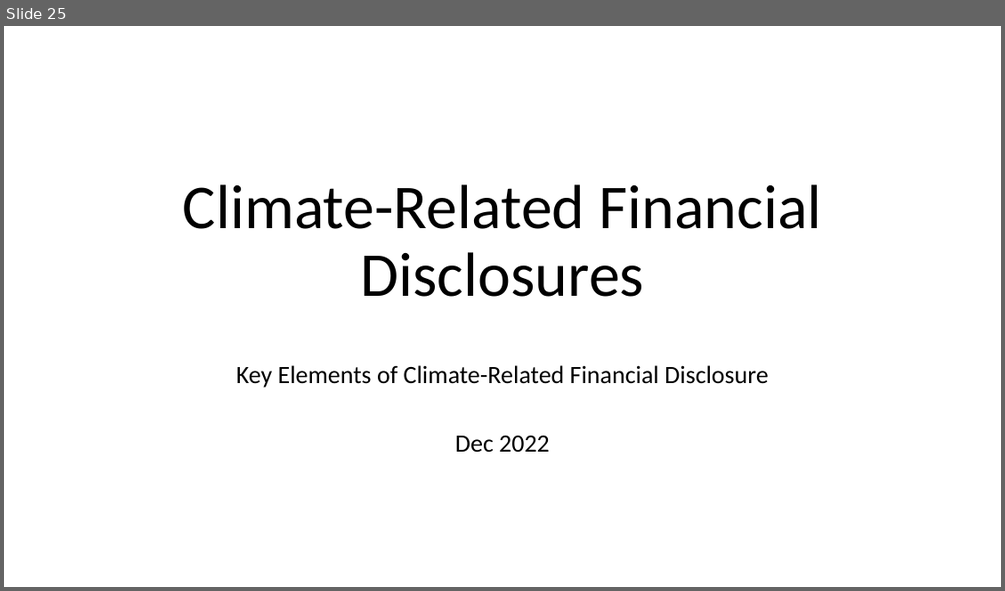
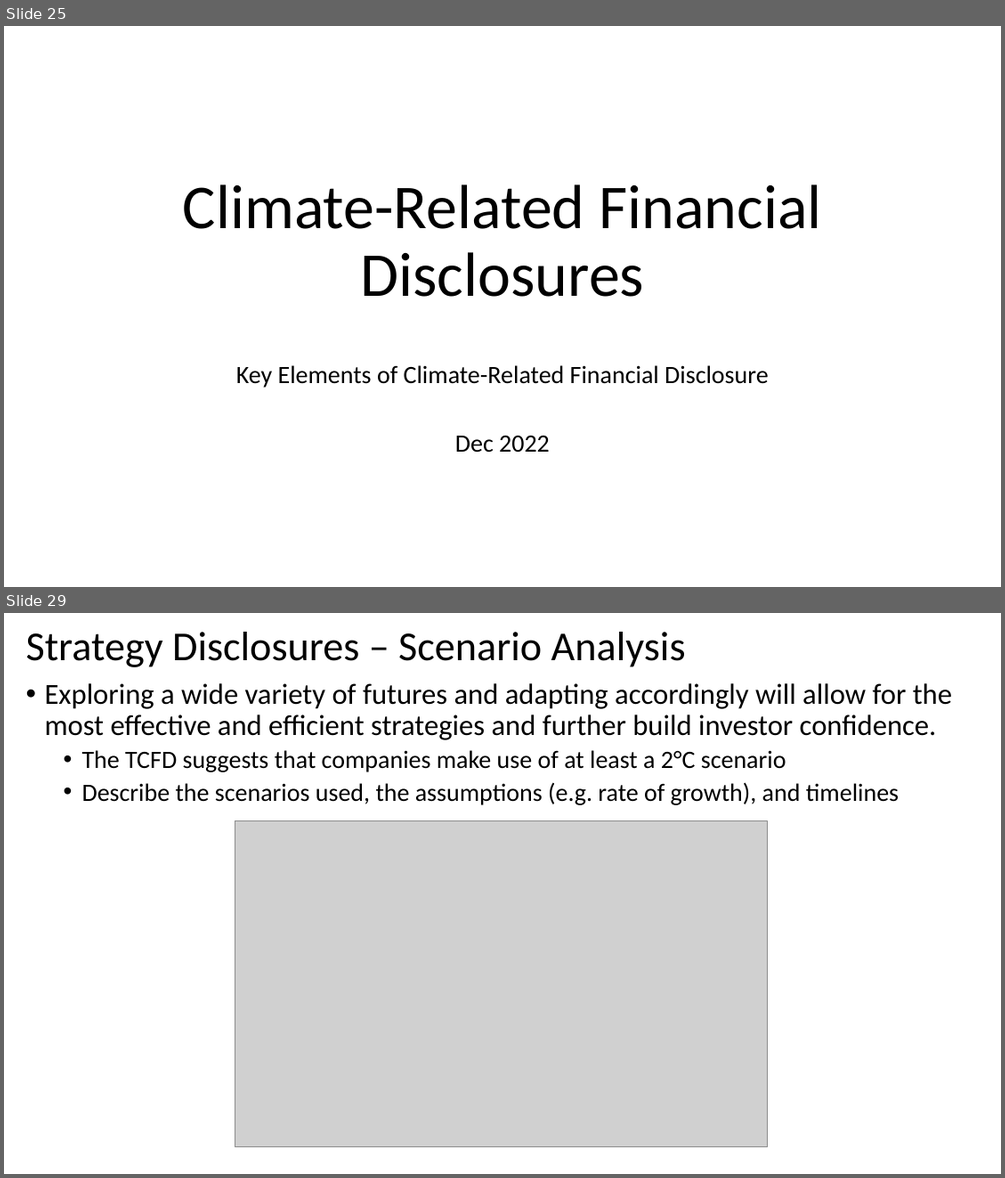
Before and after one commit to gowestyang/finance, a slide deck: 2022_tcfd-knowledge-hub/202212_tcfd-knowledge-hub.pptx. Shown one above the other, each under a label of ours: slide 25 before the commit, slides 25 and 29 after it; the slides between them are not shown. The pictures are 1005x591 and 1005x1178 pixels, drawn with LibreOffice and Linux fonts; fonts in the diff are those of the drawing; grey boxes stand for pictures. Boxes give left, top, right and bottom in pixels: in the first picture for what was removed or moved away, otherwise in the second. Text is boxed around its words. In the diff, an @@ line names an element or a change of style, - is before the commit and + after.

```diff
--- a/2022_tcfd-knowledge-hub/202212_tcfd-knowledge-hub.pptx
+++ b/2022_tcfd-knowledge-hub/202212_tcfd-knowledge-hub.pptx
@@ slide 29 added at bbox=[4, 613, 1001, 1174], background #FFFFFF @@
@@ title added at bbox=[26, 632, 686, 667], 39.6 pt, text #000000 @@
+Strategy Disclosures – Scenario Analysis
@@ text added at bbox=[45, 683, 952, 805], 28 pt, text #000000 @@
+• Exploring a wide variety of futures and adapting accordingly will allow for the most effective and efficient strategies and further build investor confidence.
+  • The TCFD suggests that companies make use of at least a 2°C scenario
+  • Describe the scenarios used, the assumptions (e.g. rate of growth), and timelines
@@ picture added at bbox=[235, 821, 767, 1146] @@
```
Also in this commit, not shown: 2 slides changed, 16 other slides added, 2 slides removed, 1 other file.
